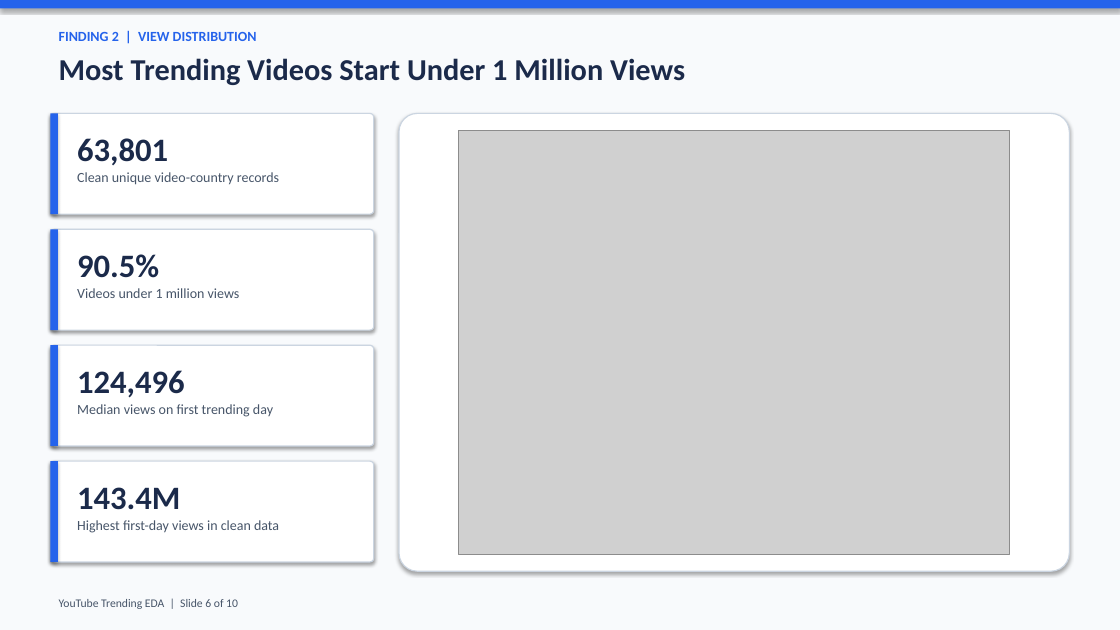
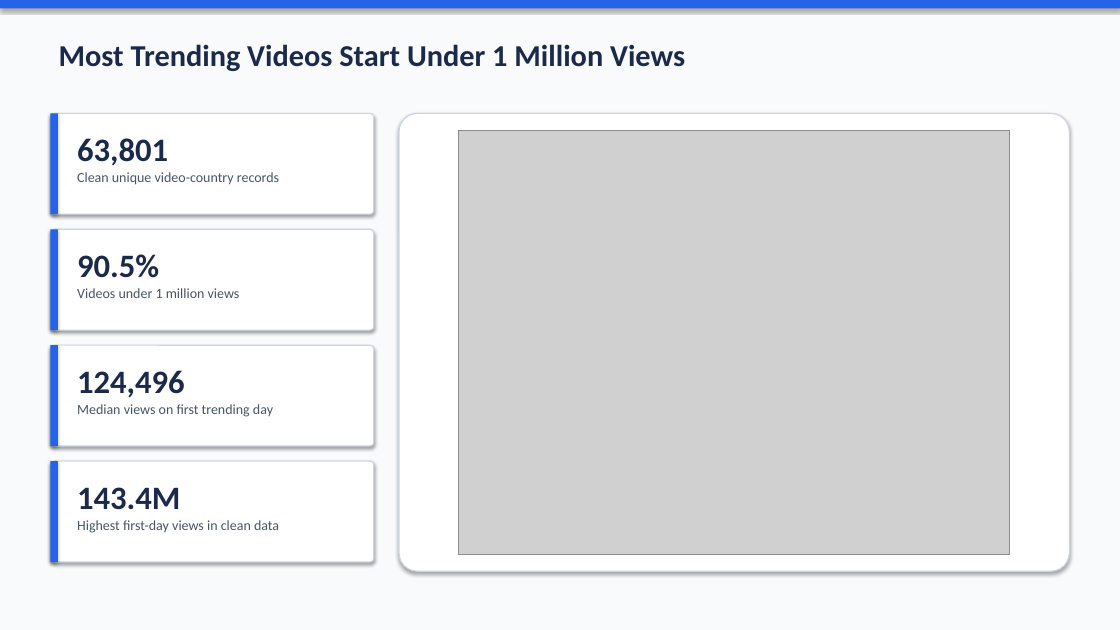
Before and after one commit to ImHamadAlqallaf/ga-eda-project, a slide deck: slide 6 of youtube_trending_eda.pptx. Drawn at 1120x630 pixels with LibreOffice and Linux fonts; fonts in the diff are those of the drawing; grey boxes stand for pictures. Boxes give left, top, right and bottom in pixels: in the first picture for what was removed or moved away, otherwise in the second. Text is boxed around its words. In the diff, an @@ line names an element or a change of style, - is before the commit and + after.

```diff
--- a/youtube_trending_eda.pptx
+++ b/youtube_trending_eda.pptx
@@ text "Most Trending Videos Start Under ...": place and size @@
-text "Most Trending Videos Start Under ..." at bbox=[59, 58, 685, 85]
+text "Most Trending Videos Start Under ..." at bbox=[59, 44, 685, 71]
@@ text removed at bbox=[59, 32, 257, 41] @@
-FINDING 2 | VIEW DISTRIBUTION
@@ text removed at bbox=[59, 599, 238, 609] @@
-YouTube Trending EDA | Slide 6 of 10
```
Also in this commit, not shown: 8 other slides changed, 2 other files.
